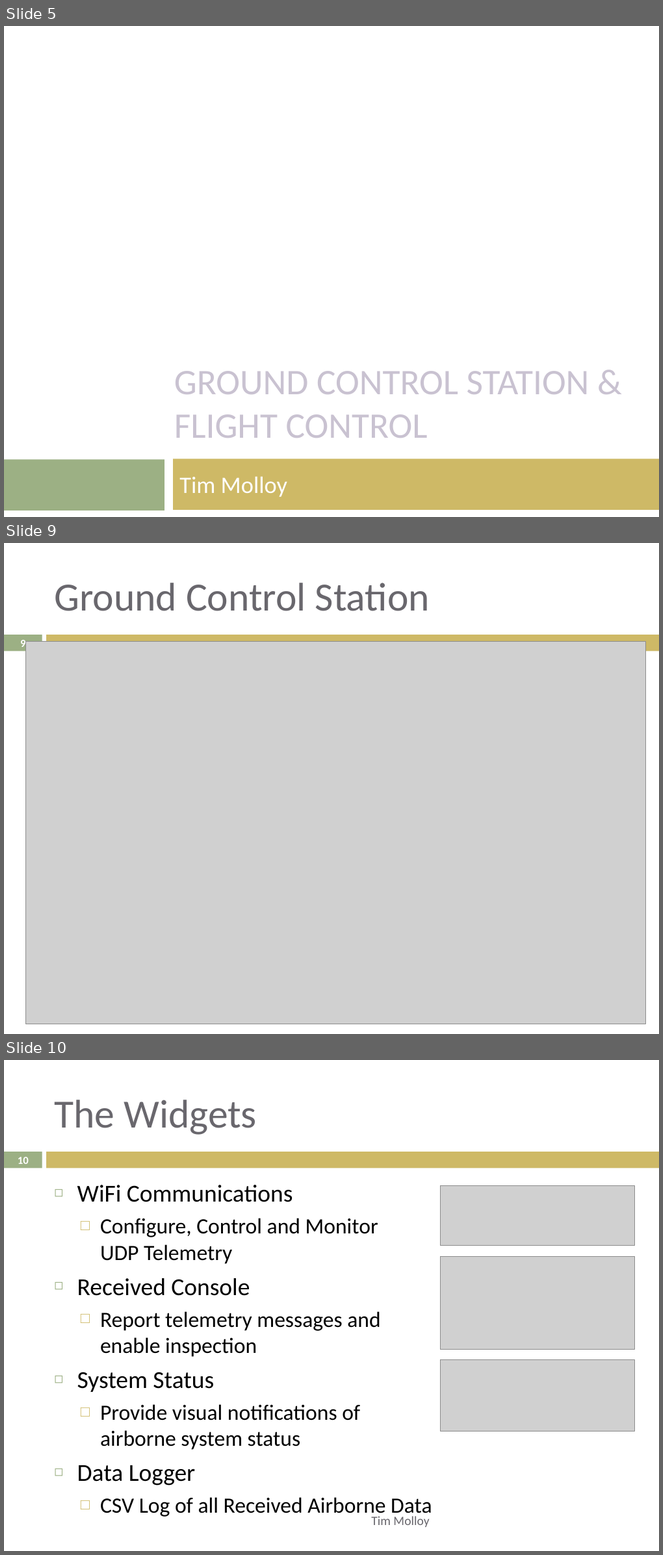
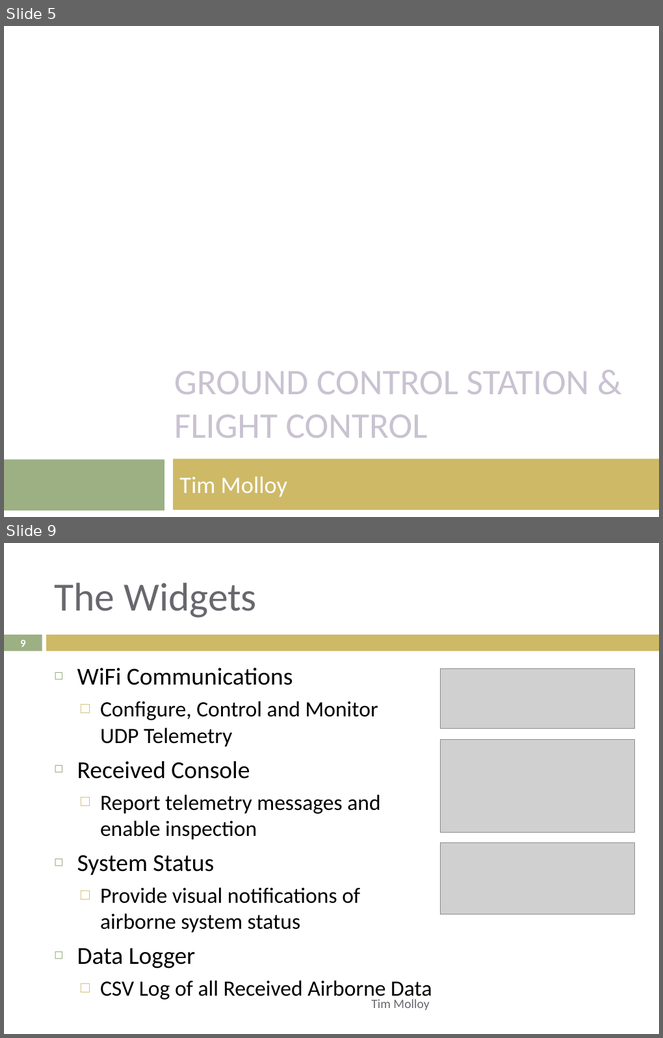
Before and after one commit to lijian8/ahns10, a slide deck: docproject/official_ahns/presentations/tim_semester1.pptx. Shown one above the other, each under a label of ours: slides 5, 9 and 10 before the commit, slides 5 and 9 after it; the slides between them are not shown. The pictures are 663x1555 and 663x1038 pixels, drawn with LibreOffice and Linux fonts; fonts in the diff are those of the drawing; grey boxes stand for pictures. Boxes give left, top, right and bottom in pixels: in the first picture for what was removed or moved away, otherwise in the second. Text is boxed around its words. In the diff, an @@ line names an element or a change of style, - is before the commit and + after.

Commit message:
tims prefinal slides + control and guidance diagrams

```diff
--- a/docproject/official_ahns/presentations/tim_semester1.pptx
+++ b/docproject/official_ahns/presentations/tim_semester1.pptx
@@ slide 9 removed at bbox=[4, 543, 659, 1034], background #FFFFFF; not listed: 2 template elements that a slide beside it also shows @@
@@ title removed at bbox=[54, 583, 430, 611] @@
-Ground Control Station
@@ page number removed at bbox=[20, 640, 25, 647] @@
-9
@@ picture removed at bbox=[25, 641, 646, 1025] @@
@@ what was slide 10 is now slide 9 @@
@@ page number at bbox=[20, 640, 25, 647]: text changed @@
-10
+9
```
Also in this commit, not shown: 6 slides changed, 3 slides added, 1 other slide removed, 4 other files.
